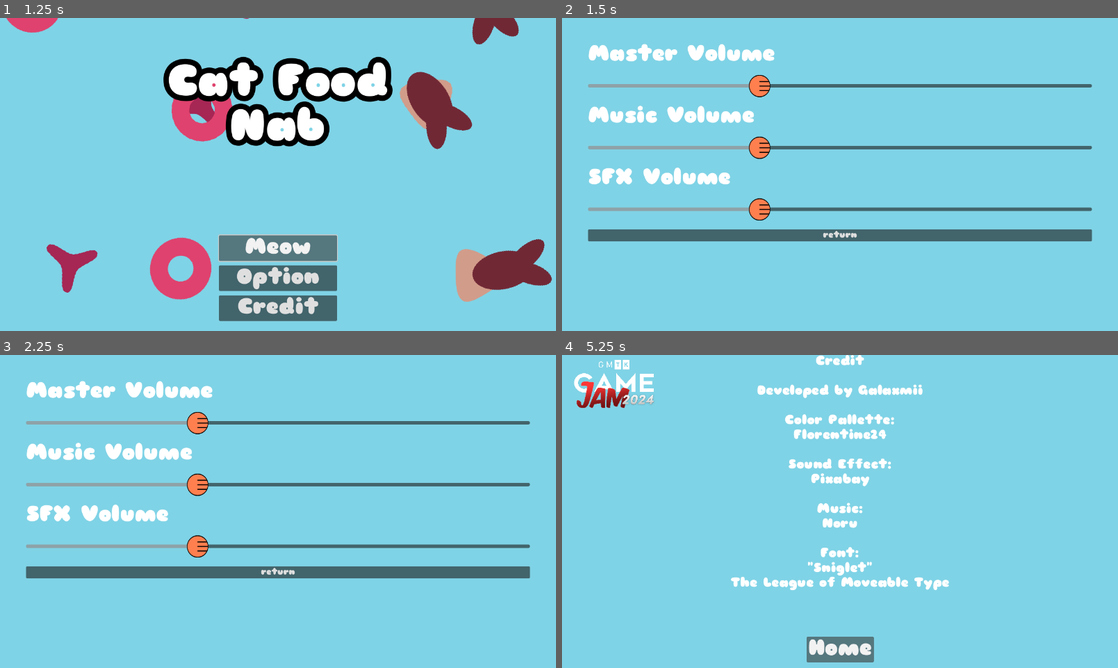
Above: before the commit, frames 1-4 (two rows, left to right).
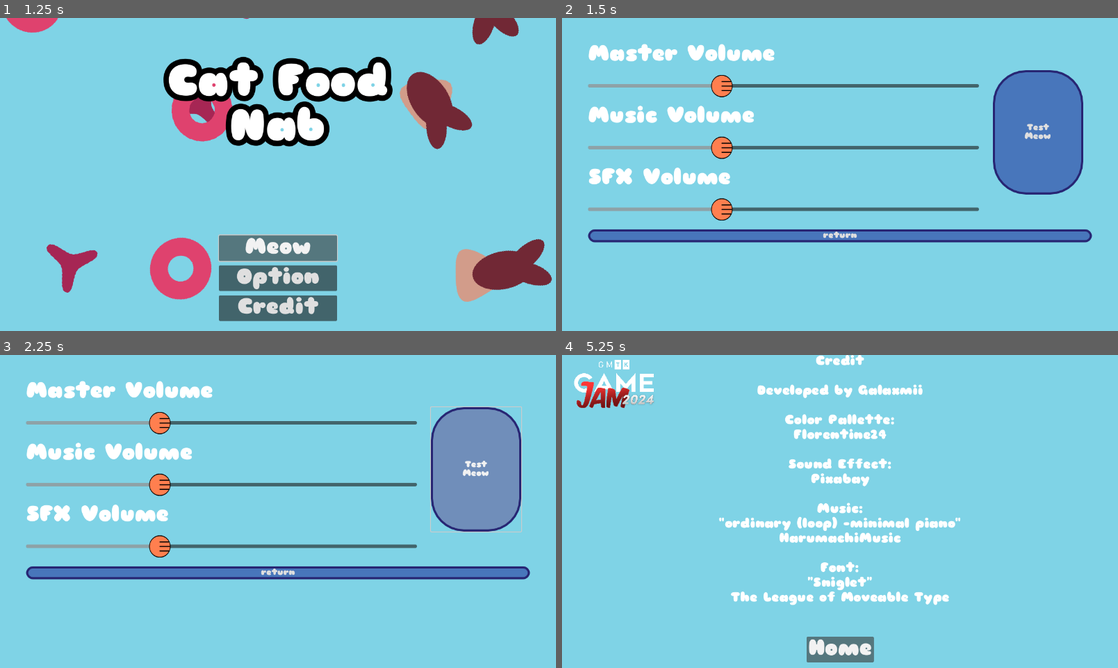
Above: after the commit, the same moments.

Repository: alexbernachi/GMTK-Game-Jam
Game: Godot game, scene res://scene/title_screen.tscn
The game is run twice, just before and just after one commit, with the same random seed, the same clock (stepped at 60 frames per second) and the same inputs. Sound files missing from this copy of the repository are replaced by a short silence.
Inputs (mouse positions are in pixels of both pictures, inside the frame that each line leads up to):
- Up to frame 1 (1.25 s): click "Meow" at 0.5 s
- Up to frame 2 (1.5 s): click "Option" at 1.25 s
- Up to frame 3 (2.25 s): click (478, 470) at 2 s, where only the run after the commit has a clickable "Test Meow"
- Up to frame 4 (5.25 s): click (1040, 470) at 2.75 s, where only the run after the commit has a clickable "Test Meow"; click (1040, 470) at 3.5 s, where only the run after the commit has a clickable "Test Meow"; click "return" at 4.25 s; click "Credit" at 5 s

Frame 1 is identical in both runs. In frame 2, 12% of the frame differs, in the area x 4-96%, y 16-72%; in frame 3, 12%; in frame 4, 3.0%.

Commit message:
Implemented Volume

Diff:
--- a/First Theme.tres
+++ b/First Theme.tres
@@ -1,11 +1,47 @@
-[gd_resource type="Theme" load_steps=23 format=3 uid="uid://dkkmstnd7ws1s"]
+[gd_resource type="Theme" load_steps=26 format=3 uid="uid://dkkmstnd7ws1s"]
 
 [ext_resource type="FontFile" uid="uid://cc1j7bh6n0ryh" path="res://Asset/Sniglet.otf" id="1_kitho"]
 [ext_resource type="Texture2D" uid="uid://brnpx1b38pj82" path="res://Asset/UI/Check.svg" id="1_wtai0"]
 [ext_resource type="Texture2D" uid="uid://wlvig7dpqfkr" path="res://Asset/UI/Uncheck.svg" id="2_dq06a"]
 [ext_resource type="Texture2D" uid="uid://c5kbfmpg3d7v5" path="res://Asset/UI/Paw SLider.svg" id="3_bgo6r"]
 
-[sub_resource type="Image" id="Image_5xc6k"]
+[sub_resource type="StyleBoxFlat" id="StyleBoxFlat_1wphv"]
+bg_color = Color(0.438, 0.5548, 0.73, 1)
+border_width_left = 5
+border_width_top = 5
+border_width_right = 5
+border_width_bottom = 5
+border_color = Color(0.152941, 0.145098, 0.45098, 1)
+corner_radius_top_left = 75
+corner_radius_top_right = 75
+corner_radius_bottom_right = 75
+corner_radius_bottom_left = 75
+
+[sub_resource type="StyleBoxFlat" id="StyleBoxFlat_0a7g6"]
+bg_color = Color(0.282353, 0.462745, 0.733333, 1)
+border_width_left = 5
+border_width_top = 5
+border_width_right = 5
+border_width_bottom = 5
+border_color = Color(0.152941, 0.145098, 0.45098, 1)
+corner_radius_top_left = 75
+corner_radius_top_right = 75
+corner_radius_bottom_right = 75
+corner_radius_bottom_left = 75
+
+[sub_resource type="StyleBoxFlat" id="StyleBoxFlat_m5ttu"]
+bg_color = Color(0.152941, 0.145098, 0.45098, 1)
+border_width_left = 5
+border_width_top = 5
+border_width_right = 5
+border_width_bottom = 5
+border_color = Color(0.14902, 0.0666667, 0.321569, 1)
+corner_radius_top_left = 75
+corner_radius_top_right = 75
+corner_radius_bottom_right = 75
+corner_radius_bottom_left = 75
+
+[sub_resource type="Image" id="Image_p2dbx"]
 data = {
 "data": PackedByteArray(255, 255, 255, 0, 255, 255, 255, 0, 255, 255, 255, 0, 255, 255, 255, 0, 255, 255, 255, 0, 255,  …(4700 unchanged characters)…
 "format": "RGBA8",
@@ -113,6 +149,9 @@
 [resource]
 default_font = ExtResource("1_kitho")
 default_font_size = 20
+Button/styles/hover = SubResource("StyleBoxFlat_1wphv")
+Button/styles/normal = SubResource("StyleBoxFlat_0a7g6")
+Button/styles/pressed = SubResource("StyleBoxFlat_m5ttu")
 CheckBox/colors/font_color = Color(0.875, 0.875, 0.875, 1)
 CheckBox/colors/font_disabled_color = Color(0.875, 0.875, 0.875, 0.5)
 CheckBox/colors/font_focus_color = Color(0.95, 0.95, 0.95, 1)
--- a/scene/credit.tscn
+++ b/scene/credit.tscn
@@ -33,7 +33,8 @@
 Pixabay
 
 Music:
-Noru
+\"ordinary (loop) -minimal piano\"
+HarumachiMusic
 
 Font:
 \"Sniglet\"
--- a/scene/option.gd
+++ b/scene/option.gd
@@ -1,8 +1,9 @@
 extends Control
 
-@onready var MasterVol = $MarginContainer/VBoxContainer/VolumeContainer/MasterSlider
-@onready var MusicVol = $MarginContainer/VBoxContainer/VolumeContainer/MusicSlider
-@onready var SFXVol = $MarginContainer/VBoxContainer/VolumeContainer/SFXSlider
+@onready var MasterVol = $MarginContainer/VBoxContainer/SplitContainer/VolumeContainer/MasterSlider
+@onready var MusicVol = $MarginContainer/VBoxContainer/SplitContainer/VolumeContainer/MusicSlider
+@onready var SFXVol = $MarginContainer/VBoxContainer/SplitContainer/VolumeContainer/SFXSlider
+@onready var Test_sound = $CatMeowTest
 
 var MasterBus
 var MusicBus
@@ -36,3 +37,9 @@
 func _on_return_pressed() -> void:
 	get_tree().change_scene_to_file("res://scene/title_screen.tscn")
 	pass # Replace with function body.
+
+
+func _on_test_sound_pressed() -> void:
+	Test_sound.pitch_scale = randf_range(0.8, 1.2)
+	Test_sound.play()
+	pass # Replace with function body.
--- a/scene/option.tscn
+++ b/scene/option.tscn
@@ -1,7 +1,8 @@
-[gd_scene load_steps=3 format=3 uid="uid://b7j1pc1wuq16x"]
+[gd_scene load_steps=4 format=3 uid="uid://b7j1pc1wuq16x"]
 
 [ext_resource type="Theme" uid="uid://dkkmstnd7ws1s" path="res://First Theme.tres" id="1_fll5r"]
 [ext_resource type="Script" path="res://scene/option.gd" id="2_xqgmm"]
+[ext_resource type="AudioStream" uid="uid://dttlbqj44es0f" path="res://Asset/Sound/cat-call-meow 2.mp3" id="3_0ml2t"]
 
 [node name="Option" type="Control"]
 clip_contents = true
@@ -29,49 +30,71 @@
 [node name="VBoxContainer" type="VBoxContainer" parent="MarginContainer"]
 layout_mode = 2
 
-[node name="VolumeContainer" type="VBoxContainer" parent="MarginContainer/VBoxContainer"]
+[node name="SplitContainer" type="SplitContainer" parent="MarginContainer/VBoxContainer"]
+layout_mode = 2
+split_offset = 900
+
+[node name="VolumeContainer" type="VBoxContainer" parent="MarginContainer/VBoxContainer/SplitContainer"]
 layout_mode = 2
 
-[node name="MasterVoume" type="Label" parent="MarginContainer/VBoxContainer/VolumeContainer"]
+[node name="MasterVoume" type="Label" parent="MarginContainer/VBoxContainer/SplitContainer/VolumeContainer"]
 layout_mode = 2
 theme_override_font_sizes/font_size = 50
 text = "Master Volume
 "
 
-[node name="MasterSlider" type="HSlider" parent="MarginContainer/VBoxContainer/VolumeContainer"]
+[node name="MasterSlider" type="HSlider" parent="MarginContainer/VBoxContainer/SplitContainer/VolumeContainer"]
 layout_mode = 2
 size_flags_vertical = 4
 max_value = 3.0
 step = 0.001
 
-[node name="MusicVolume" type="Label" parent="MarginContainer/VBoxContainer/VolumeContainer"]
+[node name="MusicVolume" type="Label" parent="MarginContainer/VBoxContainer/SplitContainer/VolumeContainer"]
 layout_mode = 2
 theme_override_font_sizes/font_size = 50
 text = "Music Volume
 "
 
-[node name="MusicSlider" type="HSlider" parent="MarginContainer/VBoxContainer/VolumeContainer"]
+[node name="MusicSlider" type="HSlider" parent="MarginContainer/VBoxContainer/SplitContainer/VolumeContainer"]
 layout_mode = 2
 size_flags_vertical = 4
 max_value = 3.0
 step = 0.001
 
-[node name="SFXVolume" type="Label" parent="MarginContainer/VBoxContainer/VolumeContainer"]
+[node name="SFXVolume" type="Label" parent="MarginContainer/VBoxContainer/SplitContainer/VolumeContainer"]
 layout_mode = 2
 theme_override_font_sizes/font_size = 50
 text = "SFX Volume"
 
-[node name="SFXSlider" type="HSlider" parent="MarginContainer/VBoxContainer/VolumeContainer"]
+[node name="SFXSlider" type="HSlider" parent="MarginContainer/VBoxContainer/SplitContainer/VolumeContainer"]
 layout_mode = 2
 size_flags_vertical = 4
 max_value = 3.0
 step = 0.001
 
+[node name="MarginContainer" type="MarginContainer" parent="MarginContainer/VBoxContainer/SplitContainer"]
+layout_mode = 2
+theme_override_constants/margin_left = 20
+theme_override_constants/margin_top = 60
+theme_override_constants/margin_right = 20
+theme_override_constants/margin_bottom = 60
+
+[node name="TestSound" type="Button" parent="MarginContainer/VBoxContainer/SplitContainer/MarginContainer"]
+layout_mode = 2
+text = "Test
+Meow"
+
 [node name="Return" type="Button" parent="MarginContainer/VBoxContainer"]
 layout_mode = 2
+size_flags_vertical = 8
 text = "return"
 
-[connection signal="value_changed" from="MarginContainer/VBoxContainer/VolumeContainer/MasterSlider" to="." method="_on_master_slider_value_changed"]
-[connection signal="value_changed" from="MarginContainer/VBoxContainer/VolumeContainer/MusicSlider" to="." method="_on_music_slider_value_changed"]
-[connection signal="value_changed" from="MarginContainer/VBoxContainer/VolumeContainer/SFXSlider" to="." method="_on_sfx_slider_value_changed"]
+[node name="CatMeowTest" type="AudioStreamPlayer" parent="."]
+stream = ExtResource("3_0ml2t")
+bus = &"SFX"
+
+[connection signal="value_changed" from="MarginContainer/VBoxContainer/SplitContainer/VolumeContainer/MasterSlider" to="." method="_on_master_slider_value_changed"]
+[connection signal="value_changed" from="MarginContainer/VBoxContainer/SplitContainer/VolumeContainer/MusicSlider" to="." method="_on_music_slider_value_changed"]
+[connection signal="value_changed" from="MarginContainer/VBoxContainer/SplitContainer/VolumeContainer/SFXSlider" to="." method="_on_sfx_slider_value_changed"]
+[connection signal="pressed" from="MarginContainer/VBoxContainer/SplitContainer/MarginContainer/TestSound" to="." method="_on_test_sound_pressed"]
 [connection signal="pressed" from="MarginContainer/VBoxContainer/Return" to="." method="_on_return_pressed"]
--- a/scene/proto.tscn
+++ b/scene/proto.tscn
@@ -1,10 +1,9 @@
-[gd_scene load_steps=7 format=3 uid="uid://lflorxq7pyns"]
+[gd_scene load_steps=6 format=3 uid="uid://lflorxq7pyns"]
 
 [ext_resource type="Script" path="res://scene/proto.gd" id="1_8hhvu"]
 [ext_resource type="PackedScene" uid="uid://c1hpkvp1c7ap2" path="res://scene/player.tscn" id="2_0lkpj"]
 [ext_resource type="FontFile" uid="uid://cc1j7bh6n0ryh" path="res://Asset/Sniglet.otf" id="4_1qipr"]
 [ext_resource type="PackedScene" uid="uid://do5wrqquhuc62" path="res://bowl.tscn" id="4_jhg8i"]
-[ext_resource type="AudioStream" uid="uid://cwjco6b7n06v8" path="res://Asset/Sound/punch-3.mp3" id="5_i6oqy"]
 [ext_resource type="PackedScene" uid="uid://dl701op4pqihl" path="res://scene/game_over.tscn" id="6_58dhj"]
 
 [node name="Proto" type="Node2D"]
@@ -48,8 +47,3 @@
 [node name="Game Over" parent="Control" instance=ExtResource("6_58dhj")]
 visible = false
 layout_mode = 1
-
-[node name="AudioStreamPlayer2D" type="AudioStreamPlayer2D" parent="."]
-stream = ExtResource("5_i6oqy")
-pitch_scale = 0.71
-attenuation = 0.0490366
Not shown: 6 places in First Theme.tres that only renumber resources
